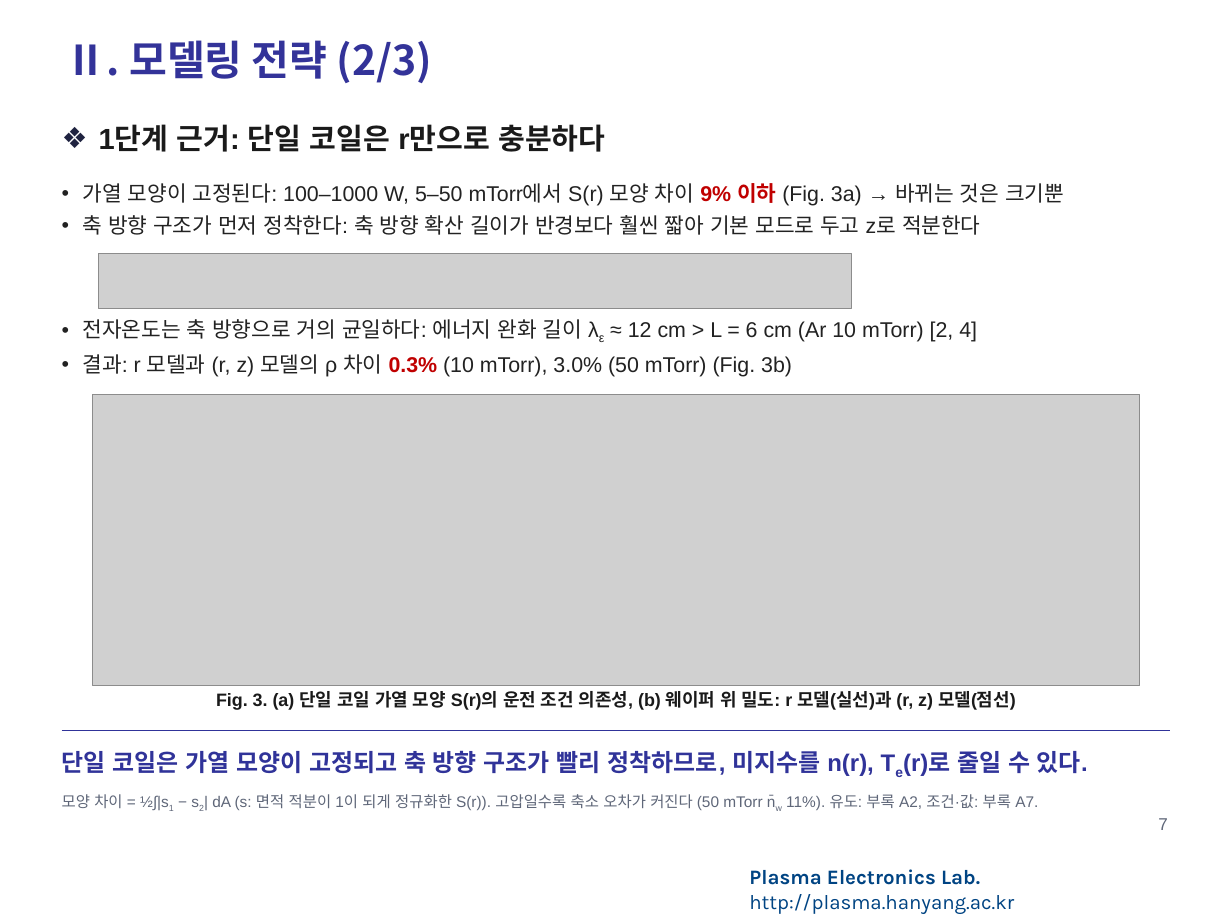
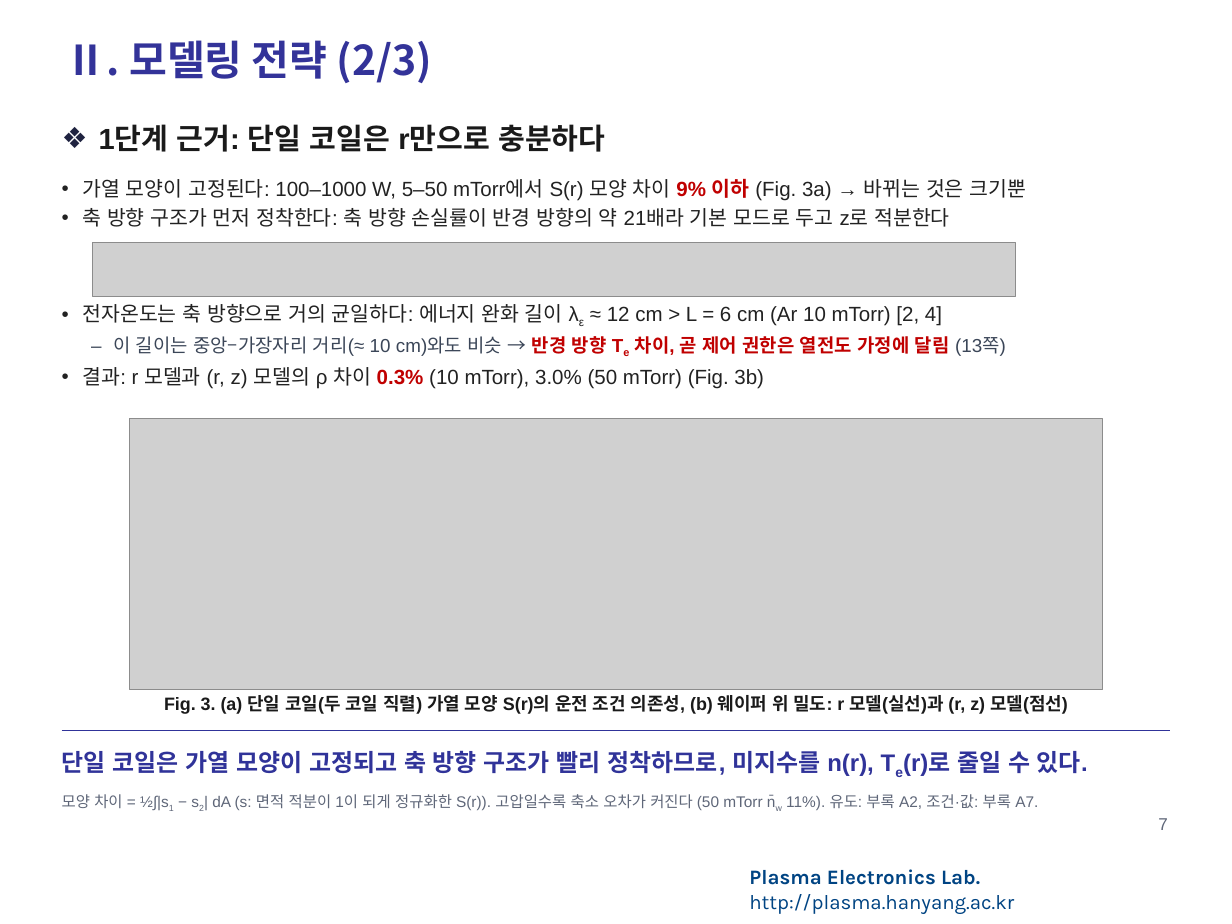
Before and after one commit to garlicjam-pyo/plasma, a slide deck: slide 7 of presentations/1차발표_피드백반영판.pptx. Drawn at 1232x924 pixels with LibreOffice and Linux fonts; fonts in the diff are those of the drawing; grey boxes stand for pictures; background and template pictures are left out. Boxes give left, top, right and bottom in pixels: in the first picture for what was removed or moved away, otherwise in the second. Text is boxed around its words. In the diff, an @@ line names an element or a change of style, - is before the commit and + after.

```diff
--- a/presentations/1차발표_피드백반영판.pptx
+++ b/presentations/1차발표_피드백반영판.pptx
@@ text at [83,178,1027,201]: size 12.5 to 12 pt in "가열 모양이 고정된다: 100–1000 W, 5–50 mTorr에서 ..."; less space between paragraphs @@
@@ text at [83,208,949,227]: text changed; size 12.5 to 12 pt @@
-• 축 방향 구조가 먼저 정착한다: 축 방향 확산 길이가 반경보다 훨씬 짧아 기본 모드로 두고 z로 적분한다
+• 축 방향 구조가 먼저 정착한다: 축 방향 손실률이 반경 방향의 약 21배라 기본 모드로 두고 z로 적분한다
@@ picture: place and size @@
-picture at [99,254,851,309]
+picture at [92,243,1016,297]
@@ text "전자온도는 축 방향으로 거의 균일하다: ...": place and size @@
-text "전자온도는 축 방향으로 거의 균일하다: ..." at [83,319,977,377]
+text "전자온도는 축 방향으로 거의 균일하다: ..." at [83,304,1006,389]
@@ text at [83,304,942,389]: size 12.5 to 12 pt in "전자온도는 축 방향으로 거의 균일하다: 에너지 완화 ...", "결과: r 모델과 (r, z) 모델의 ρ ..."; less space between paragraphs @@
@@ text at [113,336,1006,356]: paragraph added @@
+– 이 길이는 중앙–가장자리 거리(≈ 10 cm)와도 비슷 → 반경 방향 Te 차이, 곧 제어 권한은 열전도 가정에 달림 (13쪽)
@@ picture: place and size @@
-picture at [92,394,1140,686]
+picture at [129,419,1103,690]
@@ text at [164,695,1068,714]: text changed @@
-Fig. 3. (a) 단일 코일 가열 모양 S(r)의 운전 조건 의존성, (b) 웨이퍼 위 밀도: r 모델(실선)과 (r, z) 모델(점선)
+Fig. 3. (a) 단일 코일(두 코일 직렬) 가열 모양 S(r)의 운전 조건 의존성, (b) 웨이퍼 위 밀도: r 모델(실선)과 (r, z) 모델(점선)
```
Also in this commit, not shown: 12 other slides changed, 2 slides added, 1 slide removed, 15 other files.
